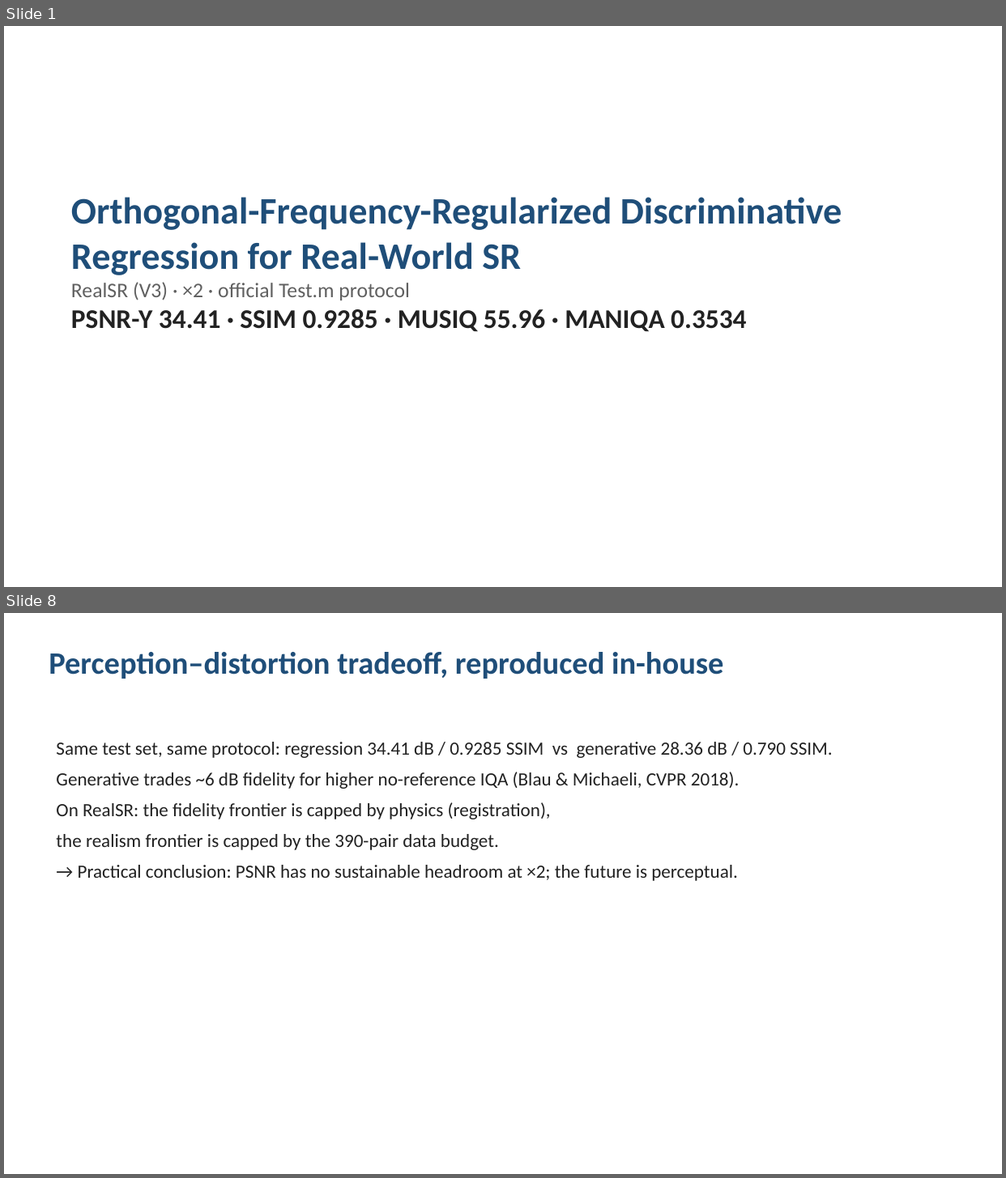
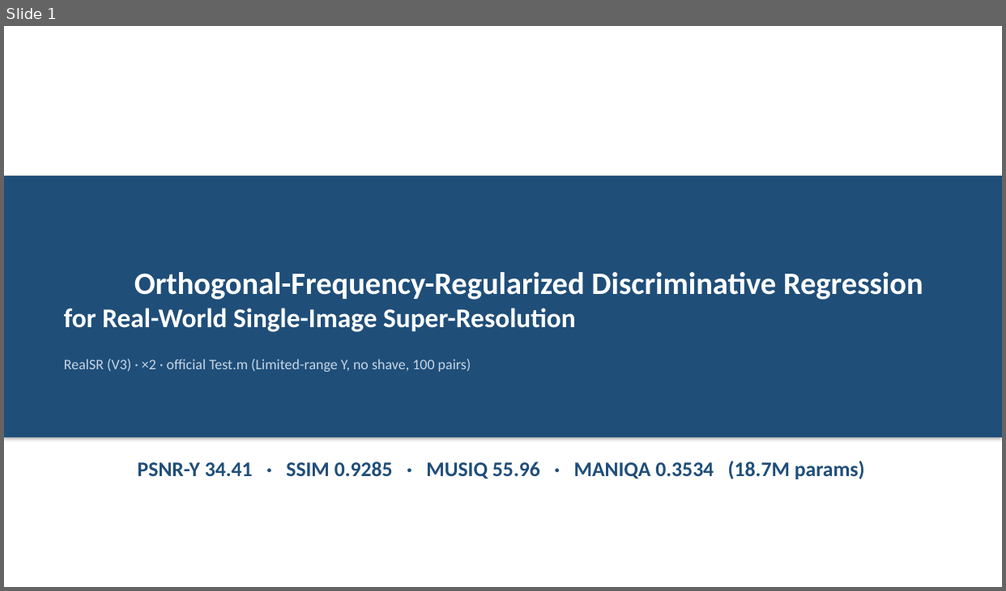
Before and after one commit to KiritoFD/SwinIR-refine, a slide deck: docs/slides.pptx. Shown one above the other, each under a label of ours: slides 1 and 8 before the commit, slide 1 after it; the slides between them are not shown. The pictures are 1006x1178 and 1006x591 pixels, drawn with LibreOffice and Linux fonts; fonts in the diff are those of the drawing. Boxes give left, top, right and bottom in pixels: in the first picture for what was removed or moved away, otherwise in the second. Text is boxed around its words. In the diff, an @@ line names an element or a change of style, - is before the commit and + after.

```diff
--- a/docs/slides.pptx
+++ b/docs/slides.pptx
@@ slide 8 removed at (x1=4, y1=613, x2=1002, y2=1174), background #FFFFFF @@
@@ text removed at (x1=49, y1=652, x2=723, y2=679) @@
-Perception–distortion tradeoff, reproduced in-house
@@ text removed at (x1=56, y1=742, x2=833, y2=881) @@
-Same test set, same protocol: regression 34.41 dB / 0.9285 SSIM vs generative 28.36 dB / 0.790 SSIM.
-Generative trades ~6 dB fidelity for higher no-reference IQA (Blau & Michaeli, CVPR 2018).
-On RealSR: the fidelity frontier is capped by physics (registration),
-the realism frontier is capped by the 390-pair data budget.
-→ Practical conclusion: PSNR has no sustainable headroom at ×2; the future is perceptual.
@@ slide 1 changed as well @@
@@ rectangle "Orthogonal-Frequency-Regularized Discriminative Regression" resized from (x1=71, y1=197, x2=842, y2=332) to (x1=4, y1=176, x2=1002, y2=437) @@
@@ rectangle "Orthogonal-Frequency-Regularized Discriminative Regression" at (x1=4, y1=176, x2=1002, y2=437): vertical alignment top to middle; fill none to #1F4E79; shadow on @@
@@ text in rectangle at (x1=64, y1=272, x2=923, y2=372): text changed; size 36 to 14 pt; text colour #1F4E79 to #FFFFFF @@
-Orthogonal-Frequency-Regularized Discriminative
-Regression for Real-World SR
-RealSR (V3) · ×2 · official Test.m protocol
-PSNR-Y 34.41 · SSIM 0.9285 · MUSIQ 55.96 · MANIQA 0.3534
+Orthogonal-Frequency-Regularized Discriminative Regression
+for Real-World Single-Image Super-Resolution
+RealSR (V3) · ×2 · official Test.m (Limited-range Y, no shave, 100 pairs)
@@ text added at (x1=138, y1=461, x2=865, y2=480), 20 pt, text #1F4E79, bold @@
+PSNR-Y 34.41 · SSIM 0.9285 · MUSIQ 55.96 · MANIQA 0.3534 (18.7M params)
```
Also in this commit, not shown: 5 other slides changed, 6 slides added, 4 other slides removed, 7 other files.
